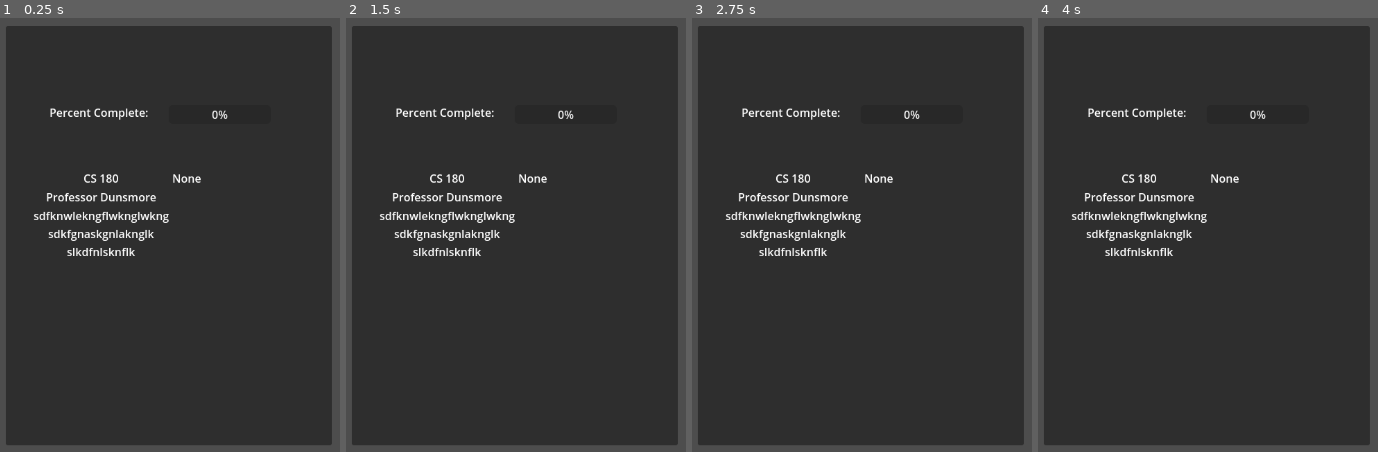
Above: before the commit, frames 1-4 (left to right).
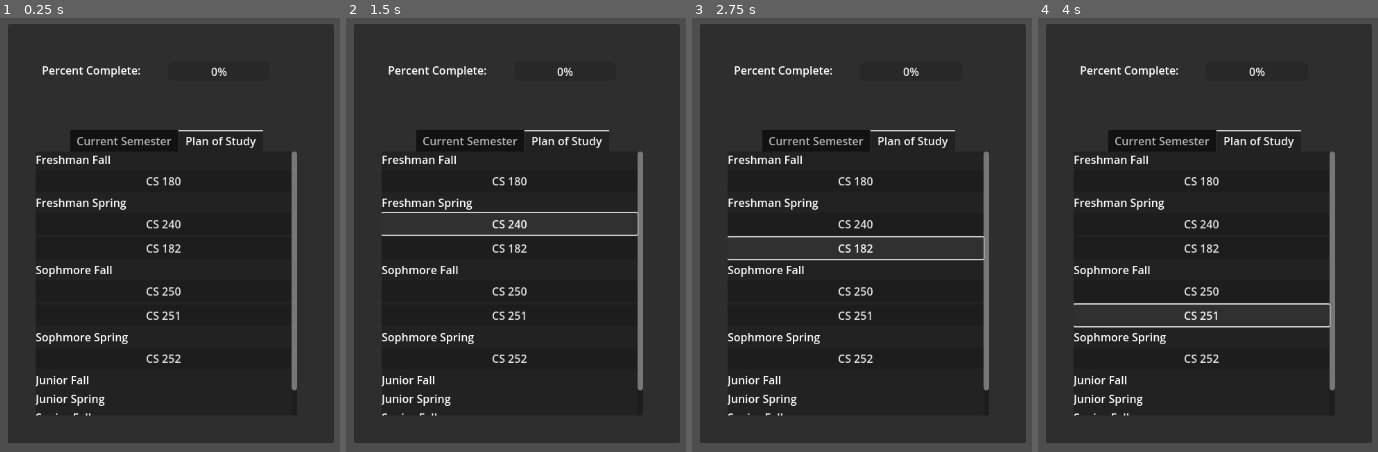
Above: after the commit, the same moments.

Repository: trex414/Profpocalypse-Purdue-Edition
Game: Godot game, scene res://MajorInformation/Scenes/MajorInformation.tscn
Two runs of this game, one before a commit and one after it. Both use one fixed random seed, a clock stepped at 60 frames per second and the inputs below. This scene is started directly instead of the project's main scene.
Inputs (mouse positions are in pixels of both pictures, inside the frame that each line leads up to):
- Up to frame 1 (0.25 s): no input
- Up to frame 2 (1.5 s): click (509, 182) at 0.5 s, where only the run after the commit has a clickable "CS 180"; click (509, 221) at 1.25 s, where only the run after the commit has a clickable "CS 240"
- Up to frame 3 (2.75 s): click (855, 248) at 2 s, where only the run after the commit has a clickable "CS 182"
- Up to frame 4 (4 s): click (1201, 291) at 2.75 s, where only the run after the commit has a clickable "CS 250"; click (1201, 317) at 3.5 s, where only the run after the commit has a clickable "CS 251"

The runs differ from the first frame. In frame 1, 9.0% of the frame differs, in the area x 1-99%, y 1-99%; in frame 2, 9.3%; in frame 3, 9.4%; in frame 4, 9.7%.
Error before the commit: Attempt to call function 'duplicate' in base 'null instance' on a null instance. (res://MajorInformation/Script/majorInformation.gd:20)
Error after the commit: Attempt to call function 'duplicate' in base 'null instance' on a null instance. (res://MajorInformation/Script/majorInformation.gd:28)

Commit message:
Added more filler class info and set up tab for plan of study

Diff:
--- a/MajorInformation/Scenes/MajorInformation.tscn
+++ b/MajorInformation/Scenes/MajorInformation.tscn
@@ -16,73 +16,144 @@
 [node name="CanvasLayer" type="CanvasLayer" parent="."]
 
 [node name="Panel" type="Panel" parent="CanvasLayer"]
-offset_left = 340.0
-offset_top = 16.0
-offset_right = 810.0
-offset_bottom = 621.0
+offset_left = 343.0
+offset_top = 13.0
+offset_right = 813.0
+offset_bottom = 618.0
 theme = SubResource("Theme_tiob2")
 
-[node name="GridContainer" type="GridContainer" parent="CanvasLayer/Panel"]
-layout_mode = 1
-anchors_preset = -1
+[node name="ProgressBar" type="ProgressBar" parent="CanvasLayer/Panel"]
+layout_mode = 0
+offset_left = 231.0
+offset_top = 55.0
+offset_right = 378.0
+offset_bottom = 82.0
+
+[node name="Label" type="Label" parent="CanvasLayer/Panel"]
+layout_mode = 0
+offset_left = 49.0
+offset_top = 55.0
+offset_right = 192.0
+offset_bottom = 78.0
+text = "Percent Complete:"
+
+[node name="TabContainer" type="TabContainer" parent="CanvasLayer/Panel"]
+layout_mode = 0
 offset_left = 40.0
-offset_top = 208.0
-offset_right = 438.0
-offset_bottom = 570.0
+offset_top = 153.0
+offset_right = 417.0
+offset_bottom = 565.0
+tab_alignment = 1
+current_tab = 1
+
+[node name="Current Semester" type="GridContainer" parent="CanvasLayer/Panel/TabContainer"]
+visible = false
+layout_mode = 2
 columns = 2
+metadata/_tab_index = 0
 
-[node name="firstClassName" type="Label" parent="CanvasLayer/Panel/GridContainer"]
+[node name="firstClassName" type="Label" parent="CanvasLayer/Panel/TabContainer/Current Semester"]
 layout_mode = 2
 text = "CS 180"
 horizontal_alignment = 1
 
-[node name="secondClassName" type="Label" parent="CanvasLayer/Panel/GridContainer"]
+[node name="secondClassName" type="Label" parent="CanvasLayer/Panel/TabContainer/Current Semester"]
 layout_mode = 2
 text = "None"
 
-[node name="firstProfName" type="Label" parent="CanvasLayer/Panel/GridContainer"]
+[node name="firstProfName" type="Label" parent="CanvasLayer/Panel/TabContainer/Current Semester"]
 layout_mode = 2
 text = "Professor Dunsmore"
 horizontal_alignment = 1
 
-[node name="secondProfName" type="Label" parent="CanvasLayer/Panel/GridContainer"]
+[node name="secondProfName" type="Label" parent="CanvasLayer/Panel/TabContainer/Current Semester"]
 layout_mode = 2
 
-[node name="firstLocation" type="Label" parent="CanvasLayer/Panel/GridContainer"]
+[node name="firstLocation" type="Label" parent="CanvasLayer/Panel/TabContainer/Current Semester"]
 layout_mode = 2
 text = "sdfknwlekngflwknglwkng
 sdkfgnaskgnlaknglk
 slkdfnlsknflk"
 horizontal_alignment = 1
 
-[node name="secondLocation" type="Label" parent="CanvasLayer/Panel/GridContainer"]
+[node name="secondLocation" type="Label" parent="CanvasLayer/Panel/TabContainer/Current Semester"]
 layout_mode = 2
 
-[node name="firstTime" type="Label" parent="CanvasLayer/Panel/GridContainer"]
+[node name="firstTime" type="Label" parent="CanvasLayer/Panel/TabContainer/Current Semester"]
 layout_mode = 2
 horizontal_alignment = 1
 
-[node name="secondTime" type="Label" parent="CanvasLayer/Panel/GridContainer"]
+[node name="secondTime" type="Label" parent="CanvasLayer/Panel/TabContainer/Current Semester"]
 layout_mode = 2
 
-[node name="firstDescription" type="Label" parent="CanvasLayer/Panel/GridContainer"]
+[node name="firstDescription" type="Label" parent="CanvasLayer/Panel/TabContainer/Current Semester"]
 layout_mode = 2
 horizontal_alignment = 1
 
-[node name="secondDescription" type="Label" parent="CanvasLayer/Panel/GridContainer"]
+[node name="secondDescription" type="Label" parent="CanvasLayer/Panel/TabContainer/Current Semester"]
 layout_mode = 2
 
-[node name="ProgressBar" type="ProgressBar" parent="CanvasLayer/Panel"]
-layout_mode = 0
-offset_left = 235.0
-offset_top = 114.0
-offset_right = 382.0
-offset_bottom = 141.0
+[node name="Plan of Study" type="ScrollContainer" parent="CanvasLayer/Panel/TabContainer"]
+layout_mode = 2
+metadata/_tab_index = 1
 
-[node name="Label" type="Label" parent="CanvasLayer/Panel"]
-layout_mode = 0
-offset_left = 63.0
-offset_top = 113.0
-offset_right = 206.0
-offset_bottom = 136.0
-text = "Percent Complete:"
+[node name="Plan of Study" type="VBoxContainer" parent="CanvasLayer/Panel/TabContainer/Plan of Study"]
+layout_mode = 2
+size_flags_horizontal = 3
+
+[node name="Freshman Fall" type="Label" parent="CanvasLayer/Panel/TabContainer/Plan of Study/Plan of Study"]
+layout_mode = 2
+text = "Freshman Fall"
+vertical_alignment = 1
+
+[node name="CS180" type="Button" parent="CanvasLayer/Panel/TabContainer/Plan of Study/Plan of Study"]
+layout_mode = 2
+text = "CS 180"
+
+[node name="Freshman Spring" type="Label" parent="CanvasLayer/Panel/TabContainer/Plan of Study/Plan of Study"]
+layout_mode = 2
+text = "Freshman Spring"
+
+[node name="CS240" type="Button" parent="CanvasLayer/Panel/TabContainer/Plan of Study/Plan of Study"]
+layout_mode = 2
+text = "CS 240"
+
+[node name="CS182" type="Button" parent="CanvasLayer/Panel/TabContainer/Plan of Study/Plan of Study"]
+layout_mode = 2
+text = "CS 182"
+
+[node name="Sophmore Fall" type="Label" parent="CanvasLayer/Panel/TabContainer/Plan of Study/Plan of Study"]
+layout_mode = 2
+text = "Sophmore Fall"
+
+[node name="CS250" type="Button" parent="CanvasLayer/Panel/TabContainer/Plan of Study/Plan of Study"]
+layout_mode = 2
+text = "CS 250"
+
+[node name="CS251" type="Button" parent="CanvasLayer/Panel/TabContainer/Plan of Study/Plan of Study"]
+layout_mode = 2
+text = "CS 251"
+
+[node name="Sophmore Spring" type="Label" parent="CanvasLayer/Panel/TabContainer/Plan of Study/Plan of Study"]
+layout_mode = 2
+text = "Sophmore Spring"
+
+[node name="CS252" type="Button" parent="CanvasLayer/Panel/TabContainer/Plan of Study/Plan of Study"]
+layout_mode = 2
+text = "CS 252"
+
+[node name="Junior Fall" type="Label" parent="CanvasLayer/Panel/TabContainer/Plan of Study/Plan of Study"]
+layout_mode = 2
+text = "Junior Fall"
+
+[node name="Junior Spring" type="Label" parent="CanvasLayer/Panel/TabContainer/Plan of Study/Plan of Study"]
+layout_mode = 2
+text = "Junior Spring"
+
+[node name="Senior Fall" type="Label" parent="CanvasLayer/Panel/TabContainer/Plan of Study/Plan of Study"]
+layout_mode = 2
+text = "Senior Fall"
+
+[node name="Senior Spring" type="Label" parent="CanvasLayer/Panel/TabContainer/Plan of Study/Plan of Study"]
+layout_mode = 2
+text = "Senior Spring"
--- a/MajorInformation/Script/majorInformation.gd
+++ b/MajorInformation/Script/majorInformation.gd
@@ -1,9 +1,17 @@
 extends Control
 
 var classes = [
-	{"name": "CS 180", "professor": "Dr. Evil", "location": "CL1950", "time": "10 AM", "description": "Learn suffering", "progress": 50},
-	{"name": "CS 240", "professor": "Ms. Doom", "location": "Room 102", "time": "1 PM", "description": "Survive pop quizzes", "progress": 75},
-	{"name": "CS 182", "professor": "Ms. Doom", "location": "Room 102", "time": "1 PM", "description": "Survive pop quizzes", "progress": 75}
+	{"name": "CS 180", "professor": "Prof. Doomsmore", "location": "CL 1950", "time": "10 AM", "description": "Learn suffering", "completed": false},
+	{"name": "CS 240", "professor": "Prof. Evil", "location": "UC", "time": "1 PM", "description": "Survive pop quizzes", "completed": false},
+	{"name": "CS 182", "professor": "Prof. Evil", "location": "WTHR 220", "time": "1 PM", "description": "Survive pop quizzes", "completed": false},
+	{"name": "CS 250", "professor": "Prof. Evil", "location": "WTHR 220", "time": "1 PM", "description": "Survive pop quizzes", "completed": false},
+	{"name": "CS 251", "professor": "Prof. Evil", "location": "WTHR 220", "time": "1 PM", "description": "Survive pop quizzes", "completed": false},
+	{"name": "CS 252", "professor": "Prof. Evil", "location": "WTHR 220", "time": "1 PM", "description": "Survive pop quizzes", "completed": false},
+	{"name": "CS 354", "professor": "Prof. Evil", "location": "WTHR 220", "time": "1 PM", "description": "Survive pop quizzes", "completed": false},
+	{"name": "CS 307", "professor": "Prof. Evil", "location": "WTHR 220", "time": "1 PM", "description": "Survive pop quizzes", "completed": false},
+	{"name": "CS 381", "professor": "Prof. Evil", "location": "WTHR 220", "time": "1 PM", "description": "Survive pop quizzes", "completed": false},
+	{"name": "CS 408", "professor": "Prof. Evil", "location": "WTHR 220", "time": "1 PM", "description": "Survive pop quizzes", "completed": false},
+	{"name": "CS 407", "professor": "Prof. Evil", "location": "WTHR 220", "time": "1 PM", "description": "Survive pop quizzes", "completed": false}
 ]
 # Reference to the GridContainer (assign this in the editor or find it dynamically)
 @onready var grid = $GridContainer
